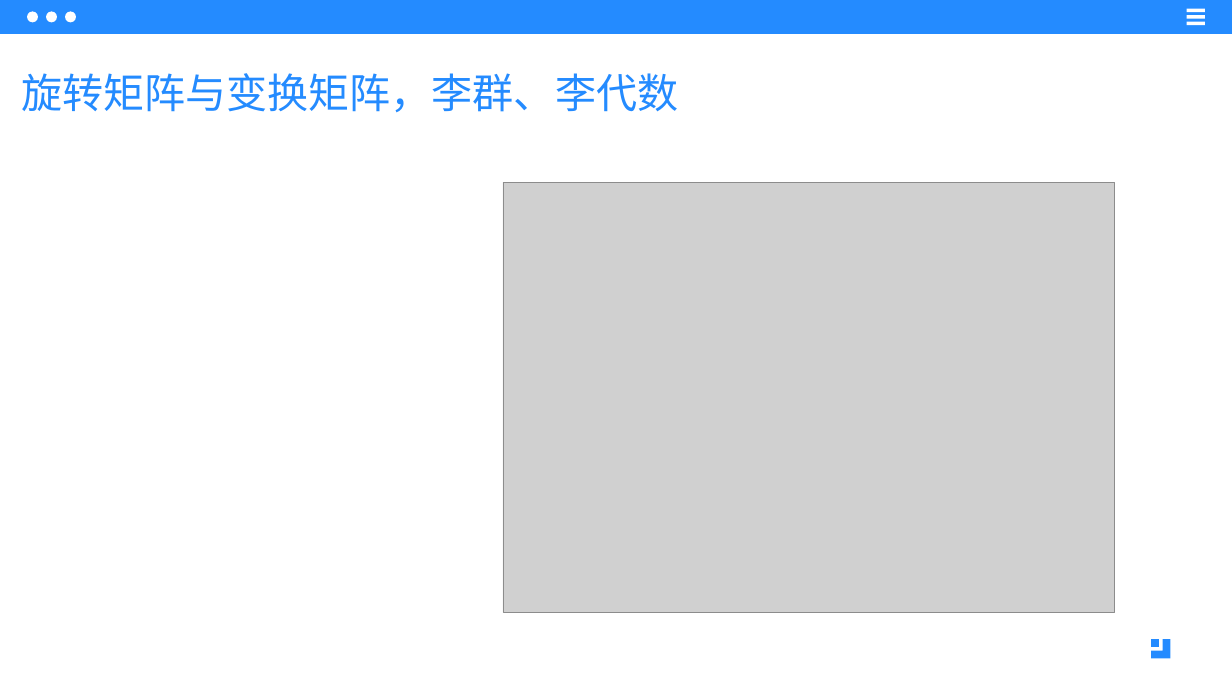
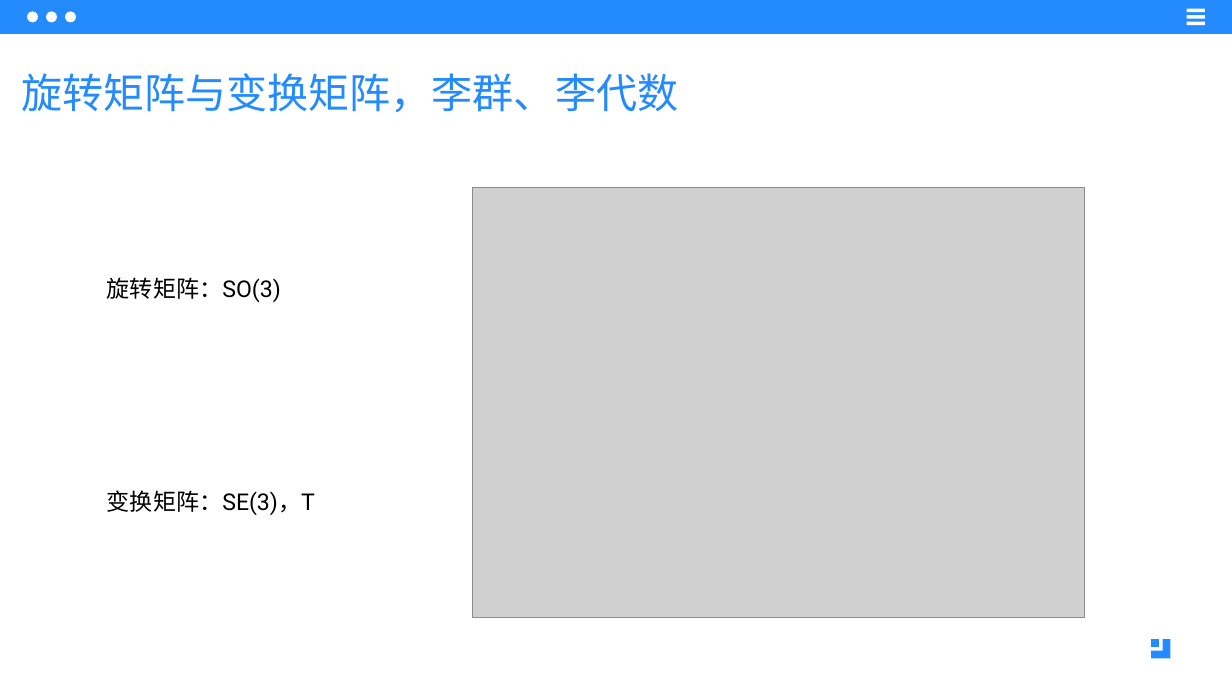
Before and after one commit to drb-ecust/auto_drive, a slide deck: slide 3 of 视觉slam调研/视觉SLAM调研.pptx. Drawn at 1232x693 pixels with LibreOffice and Linux fonts; fonts in the diff are those of the drawing; grey boxes stand for pictures. Boxes give left, top, right and bottom in pixels: in the first picture for what was removed or moved away, otherwise in the second. Text is boxed around its words. In the diff, an @@ line names an element or a change of style, - is before the commit and + after.

```diff
--- a/视觉slam调研/视觉SLAM调研.pptx
+++ b/视觉slam调研/视觉SLAM调研.pptx
@@ picture: place and size @@
-picture at (503, 182, 1115, 613)
+picture at (473, 188, 1085, 618)
@@ text added at (107, 277, 281, 302), 18 pt, text #000000 @@
+旋转矩阵：SO(3)
@@ text added at (107, 490, 315, 515), 18 pt, text #000000 @@
+变换矩阵：SE(3)，T
```
Also in this commit, not shown: 2 other slides changed, 3 slides added, 1 slide removed, 5 other files.
